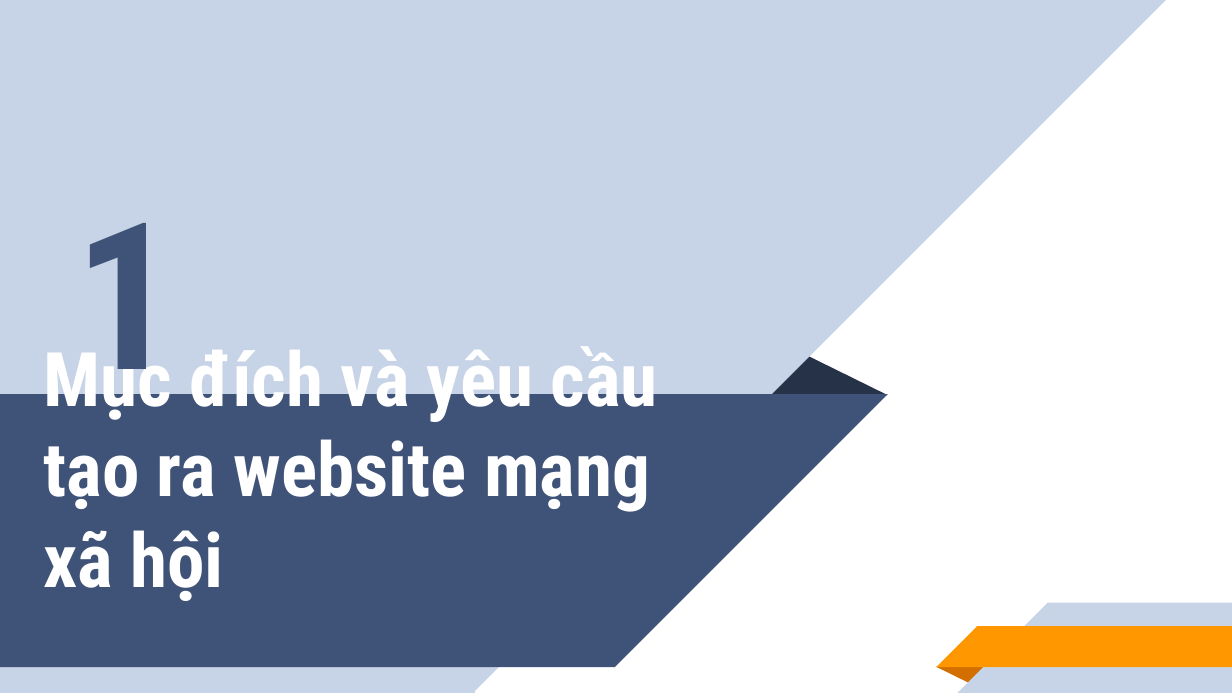
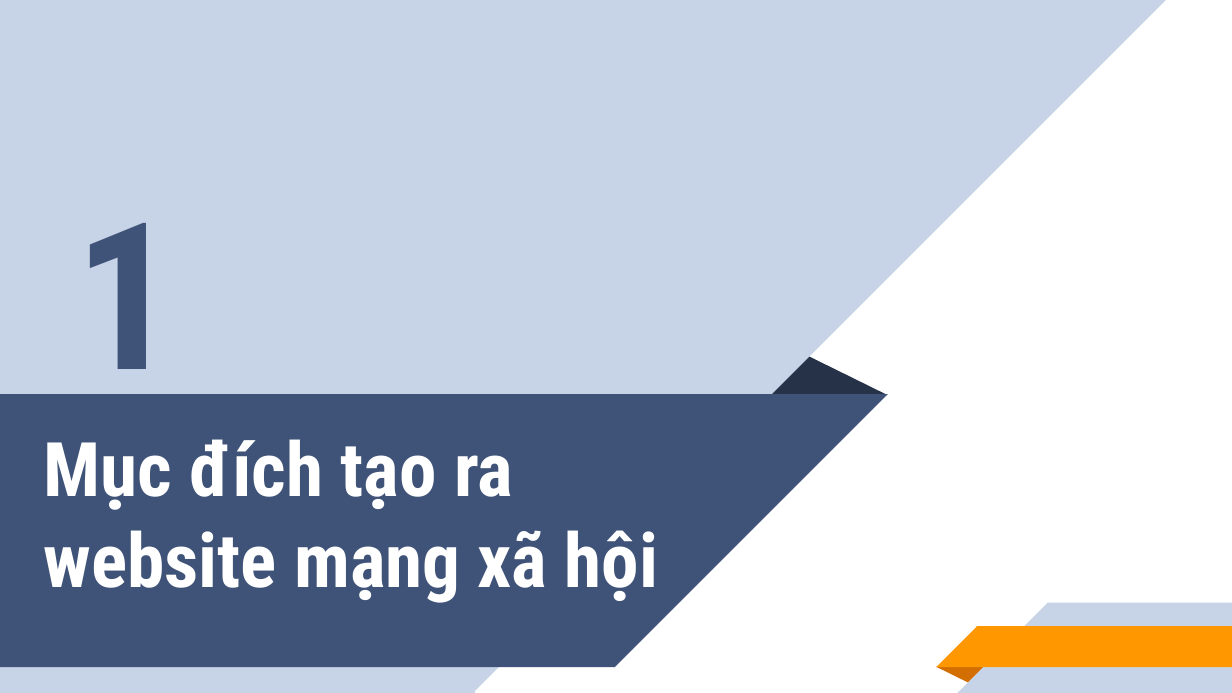
Before and after one commit to khiendz/GraduationProject, a slide deck: slide 3 of Document/slide.pptx. Drawn at 1232x693 pixels with LibreOffice and Linux fonts; fonts in the diff are those of the drawing. Boxes give left, top, right and bottom in pixels: in the first picture for what was removed or moved away, otherwise in the second. Text is boxed around its words. In the diff, an @@ line names an element or a change of style, - is before the commit and + after.

```diff
--- a/Document/slide.pptx
+++ b/Document/slide.pptx
@@ title at (x1=44, y1=439, x2=658, y2=603): text changed @@
-Mục đích và yêu cầu tạo ra website mạng xã hội
+Mục đích tạo ra website mạng xã hội
```
Also in this commit, not shown: 5 other slides changed, 22 other files.
